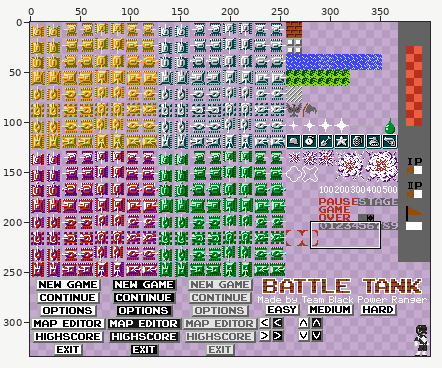
File history of a sprite sheet, resursi/sprites.png. The first picture is a wide view before the edit; the outline marks the close-up.
Close-up. Before the commit:
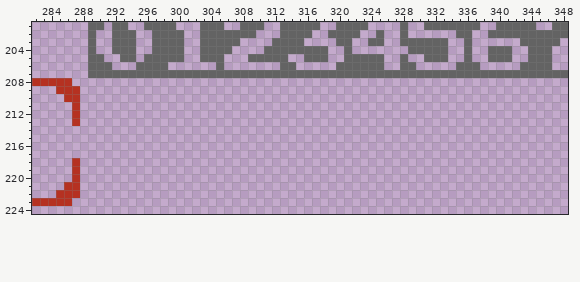
The file is 400x334 pixels. Colours within 5 levels of each other are drawn and written as one. Shown: x 282..348, y 201..224.
The result:
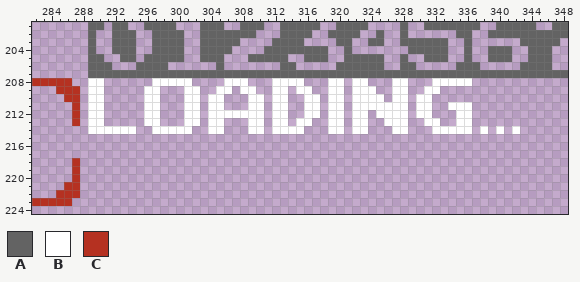
Palette (. is transparent): A #636363  B #ffffff  C #b53121
From old to new:
Changed rows in their new state; - is an unchanged pixel.
first column x 289:
208 BB------BBBBB----BBB---BBBB---BB-BB---BB---BBBBB------
209 BB-----BB---BB--BB-BB--BB-BB--BB-BBB--BB--BB----------
210 BB-----BB---BB-BB---BB-BB--BB-BB-BBBB-BB-BB-----------
211 BB-----BB---BB-BB---BB-BB--BB-BB-BBBBBBB-BB--BBB------
212 BB-----BB---BB-BBBBBBB-BB--BB-BB-BB-BBBB-BB---BB------
213 BB-----BB---BB-BB---BB-BB-BB--BB-BB--BBB--BB--BB------
214 BBBBBB--BBBBB--BB---BB-BBBB---BB-BB---BB---BBBBB-B-B-B
Where, in picture pixels (left, top, right, bottom), the same in both close-ups:
added: (88, 78, 520, 134)
